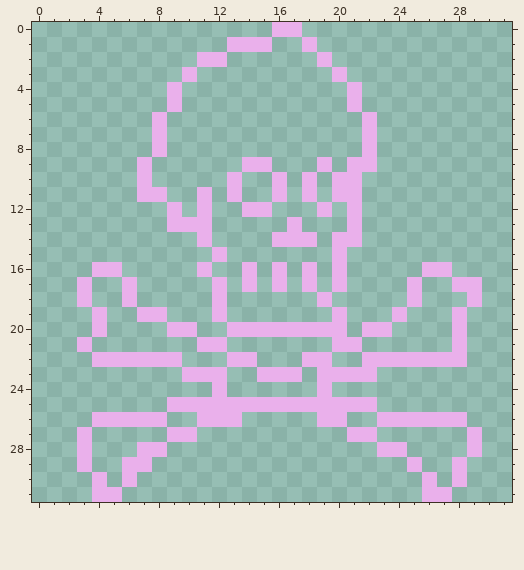
One commit to this pixel-art file: resources/skull (off_r).aseprite. Above is the file before it was changed.
32x32 pixels, 1 frame.
And afterwards:
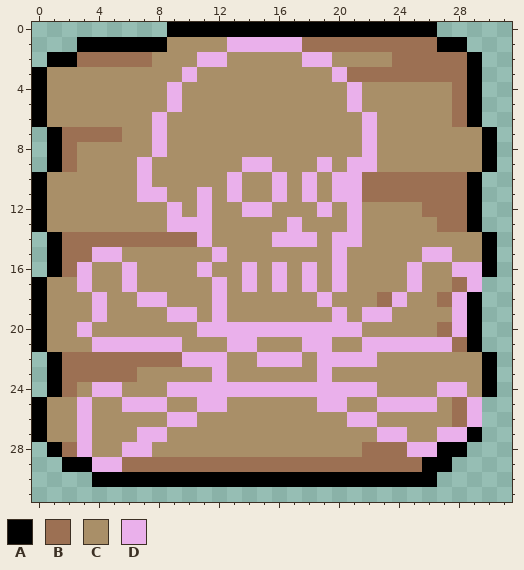
Palette (. is transparent): A #000000  B #9c7053  C #a98f68  D #eab0eb
Changes in this commit:
layer "sign" added
layer "outline black" added
--- layers "skull", "outline black", "sign"
@@ x 0..31 @@
- 0 ................DD..............
- 1 .............DDD..D.............
- 2 ...........DD......D............
- 3 ..........D.........D...........
- 4 .........D...........D..........
- 5 .........D...........D..........
- 6 ........D.............D.........
- 7 ........D.............D.........
- 8 ........D.............D.........
- 9 .......D......DD...D.DD.........
-10 .......D.....D..D.D.DD..........
-11 .......DD..D.D..D.D.DD..........
-12 .........D.D..DD...D.D..........
-13 .........DDD.....D...D..........
-14 ...........D....DDD.DD..........
-15 ............D.......D...........
-16 ....DD.....D..D.D.D.D.....DD....
-17 ...D..D.....D.D.D.D.D....D..DD..
-18 ...D..D.....D......D.....D...D..
-19 ....D..DD...D.......D...D...D...
-20 ....D....DD..DDDDDDDD.DD....D...
-21 ...D.......DD.......DD......D...
-22 ....DDDDDD...DD...DD..DDDDDDD...
-23 ..........DDD..DDD.DDDD.........
-24 ............D......D............
-25 .........DDDDDDDDDDDDDD.........
-26 ....DDDDD..DDD.....DD..DDDDDD...
-27 ...D.....DD..........DD......D..
-28 ...D...DD..............DD....D..
-29 ...D..DD.................D..D...
-30 ....D.D...................D.D...
-31 ....DD....................DD....
+ 0 .........AAAAAAAAAAAAAAAAAA.....
+ 1 ...AAAAAACCCCDDDDDBBBBBBBBBAA...
+ 2 .AABBBBBCCCDDCCCCCDDCCCCBBBBBA..
+ 3 ACCCCCCCCCDCCCCCCCCCDBBBBBBBBA..
+ 4 ACCCCCCCCDCCCCCCCCCCCDCCCCCCBA..
+ 5 ACCCCCCCCDCCCCCCCCCCCDCCCCCCBA..
+ 6 ACCCCCCCDCCCCCCCCCCCCCDCCCCCBA..
+ 7 .ABBBBCCDCCCCCCCCCCCCCDCCCCCCCA.
+ 8 .ABCCCCCDCCCCCCCCCCCCCDCCCCCCCA.
+ 9 .ABCCCCDCCCCCCDDCCCDCDDCCCCCCCA.
+10 ACCCCCCDCCCCCDCCDCDCDDBBBBBBBA..
+11 ACCCCCCDDCCDCDCCDCDCDDBBBBBBBA..
+12 ACCCCCCCCDCDCCDDCCCDCDCCCCBBBA..
+13 ACCCCCCCCDDDCCCCCDCCCDCCCCCBBA..
+14 .ABBBBBBBBBDCCCCDDDCDDCCCCCCCCA.
+15 .ABBDDCCCCCCDCCCCCCCDCCCCCDDCCA.
+16 .ABDCCDCCCCDCCDCDCDCDCCCCDCCDDA.
+17 ACCDCCDCCCCCDCDCDCDCDCCCCDCCBD..
+18 ACCCDCCDDCCCDCCCCCCDCCCBDCCBDA..
+19 ACCCDCCCCDDCDCCCCCCCDCDDCCCCDA..
+20 ACCDCCCCCCCDDDDDDDDDDDCCCCCBDA..
+21 ACCCDDDDDDCCCDDCCCDDCCDDDDDDBA..
+22 .ABBBBBBBBDDDCCDDDCDDDDCCCCCCCA.
+23 .ABBBBBCCCCCDCCCCCCDCCCCCCCCCCA.
+24 .ABCDDCCCDDDDDDDDDDDDDDCCCCDDCA.
+25 ACCDCCDDDCCDDCCCCCCDDCCDDDDCBD..
+26 ACCDCCCCCDDCCCCCCCCCCDDCCCCCBD..
+27 ACCDCCCDDCCCCCCCCCCCCCCDDCCDDA..
+28 .ABDCCDDCCCCCCCCCCCCCCBBBDDAA...
+29 ..AADDBBBBBBBBBBBBBBBBBBBBAA....
+30 ....AAAAAAAAAAAAAAAAAAAAAAA.....
+31 ................................
